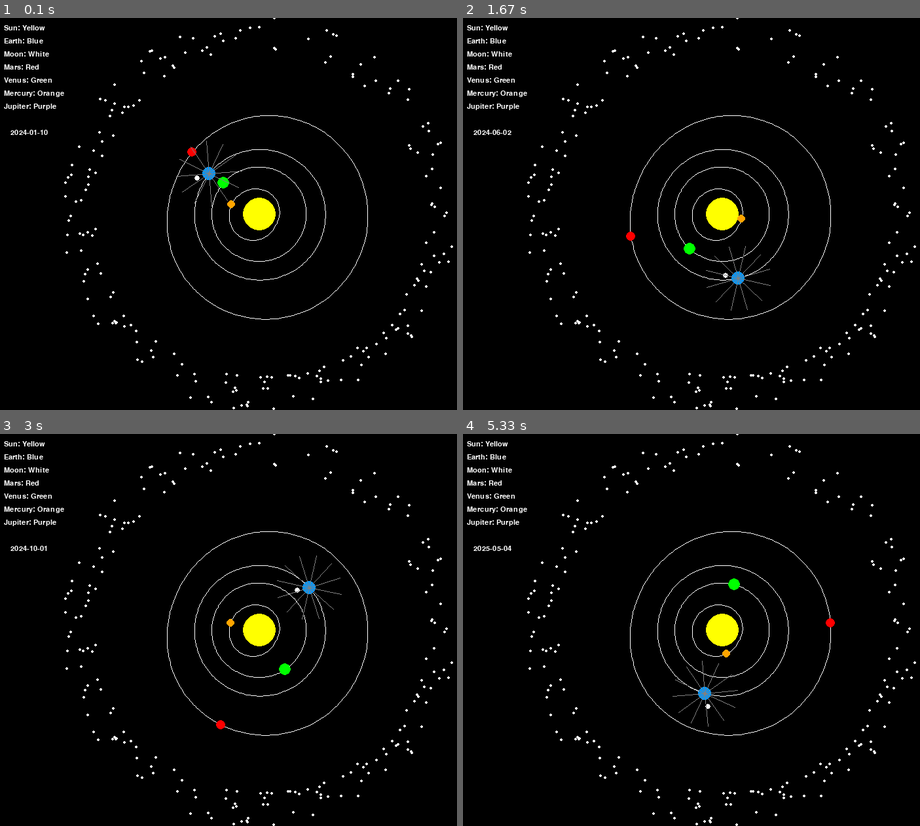
Above: before the commit, frames 1-4 (two rows, left to right).
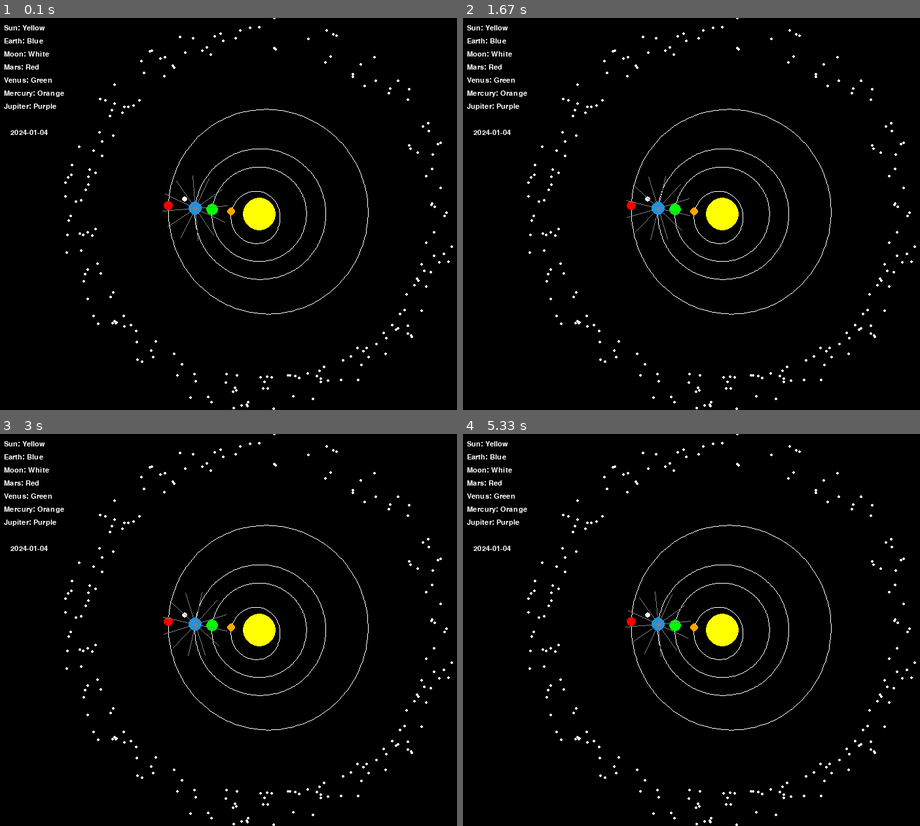
Above: after the commit, the same moments.

Repository: LBassett21/ReplicateAntikythera
Game: pygame game, started from ReplicateAntikythera/ReplicateAntikythera.py
Same seed, same stepped clock (60 frames per second), same inputs: the game is played once before the commit and once after it.
Inputs:
- Up to frame 1 (0.1 s): no input
- Up to frame 2 (1.67 s): no input
- Up to frame 3 (3 s): no input
- Up to frame 4 (5.33 s): no input

The runs differ from the first frame. In frame 1, 1.3% of the frame differs, in the area x 8-81%, y 23-77%; in frame 2, 1.3%; in frame 3, 1.3%; in frame 4, 1.4%, in the area x 5-82%, y 23-77%.

Commit message:
Beginning of tests

Diff:
--- a/ReplicateAntikythera/Database.py
+++ b/ReplicateAntikythera/Database.py
@@ -6,7 +6,14 @@
     database = None
     dbcursor = None
 
-
+    #def initEvents(self):
+    #    self.openDatabase()
+    #
+    #    self.dbcursor.execute("DROP TABLE IF EXISTS EVENTS")
+    #    self.dbcursor.execute(
+    #        "CREATE TABLE IF NOT EXISTS EVENTS (
+    #         name TEXT PRIMARY KEY NOT NULL,
+    #         )")
 
     def initDatabase(self):
         self.openDatabase()
--- a/ReplicateAntikythera/GUI.py
+++ b/ReplicateAntikythera/GUI.py
@@ -183,14 +183,17 @@
 sim_time = 0
 curr_time = time.time()
 
-align_planets(sim_time, [-1, 1, 0], list(planets.values()))
+align_planets(sim_time, [-11, 1, 0], list(planets.values()))
+vector = [1,1,0]
+#align_planets(sim_time, vector, {planets["Earth"], planets["Mars"]})
+#align_planets(sim_time, [-1 * i for i in vector], {moons["Moon"]})
 
 while running:
 
     prev_time = curr_time
     curr_time = time.time()
     dt = curr_time - prev_time
-    sim_time += (dt * (1/4))
+    #sim_time += (dt * (1/4))
     curr_date = ref_date + timedelta(days = sim_time * solar_years_to_days)
 
     # Process events
--- a/ReplicateAntikythera/ReplicateAntikythera.py
+++ b/ReplicateAntikythera/ReplicateAntikythera.py
@@ -6,6 +6,7 @@
 
 import GUI
 from Database import Database
+import Tests
 
 '''
 primary: the satellite or planet around which the satellite orbits
--- /dev/null
+++ b/ReplicateAntikythera/Tests.py
@@ -0,0 +1,29 @@
+import unittest
+import sqlite3
+import GUI
+import OrbitalDynamics
+#import ReplicateAntikythera
+
+class TestGUI(unittest.TestCase):
+
+    def test_date(self):
+        date = GUI.curr_date
+        self.assertEqual(date, '2024-01-04', 'The start date is wrong')
+
+class TestOrbitalDynamics(unittest.TestCase):
+
+    def test_orbit(self):
+        days = OrbitalDynamics.solar_years_to_days
+        self.assertEqual(days, 365.242, 'Value from OrbitalDynamics is grabbed incorrectly')
+
+class TestDatabase(unittest.TestCase):
+
+    def test_database(self):
+        db_connection = sqlite3.connect("assignment5.db")
+        cursor = db_connection.cursor()
+        data = cursor.execute("SELECT name FROM OBJECTS WHERE name = Mars")
+        self.assertEqual(data, 'Mars', 'The data selected from the database is incorrect')
+
+
+if (__name__ == "__main__"):
+    unittest.main()
Binary file changed: ReplicateAntikythera/antikythera_database.db
Not shown, changed: ReplicateAntikythera/ReplicateAntikythera.pyproj
